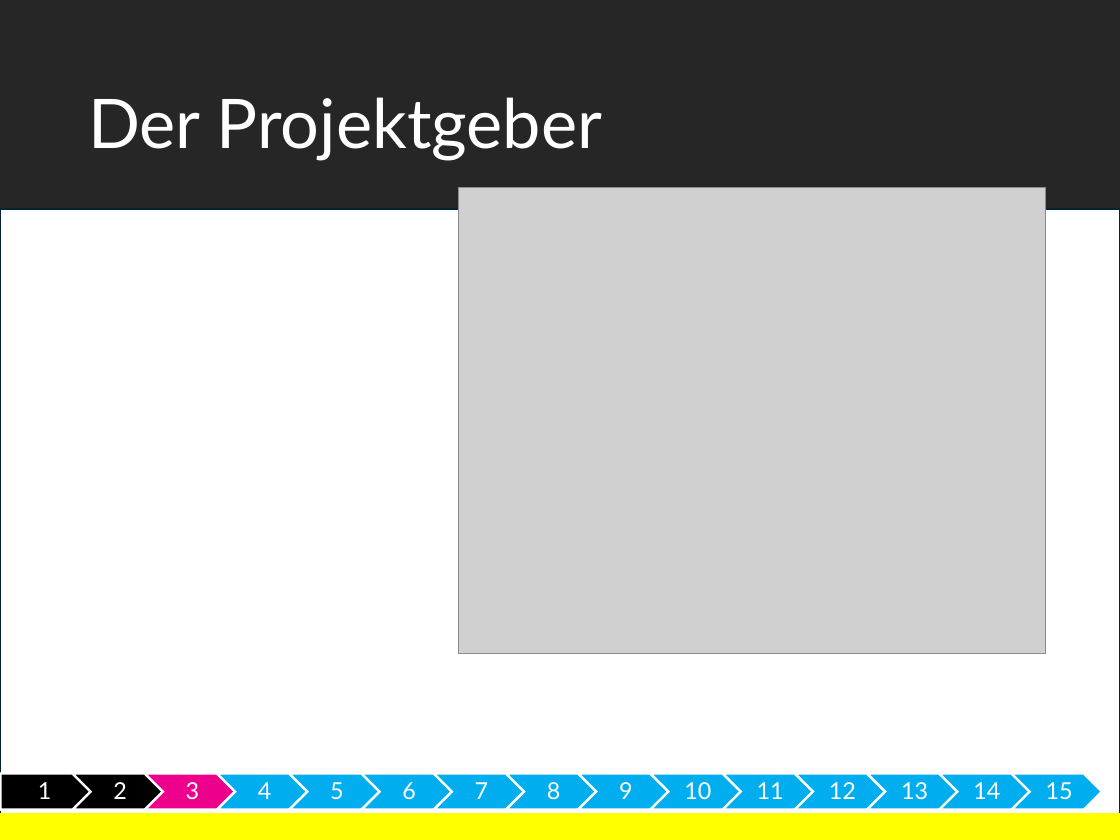
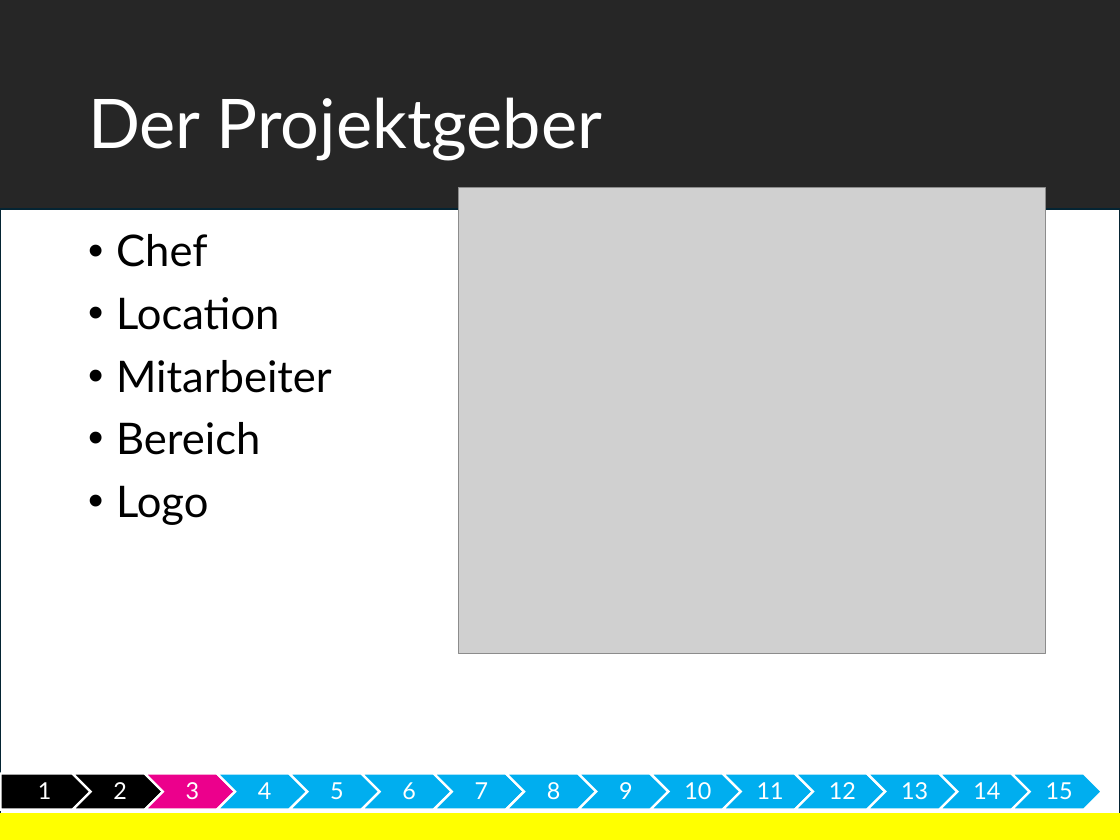
Before and after one commit to gregorio-pirolini/markdown, a slide deck: slide 4 of meinProject43.pptx (slide 3 before the commit). Drawn at 1120x840 pixels with LibreOffice and Linux fonts; fonts in the diff are those of the drawing; grey boxes stand for pictures; background and template pictures are left out. Boxes give left, top, right and bottom in pixels: in the first picture for what was removed or moved away, otherwise in the second. Text is boxed around its words. In the diff, an @@ line names an element or a change of style, - is before the commit and + after.

```diff
--- a/meinProject43.pptx
+++ b/meinProject43.pptx
@@ text added at [116,234,332,525], 28 pt, text #000000 @@
+• Chef
+• Location
+• Mitarbeiter
+• Bereich
+• Logo
```
Also in this commit, not shown: 7 other slides changed, 1 slide added, 2 other files.
